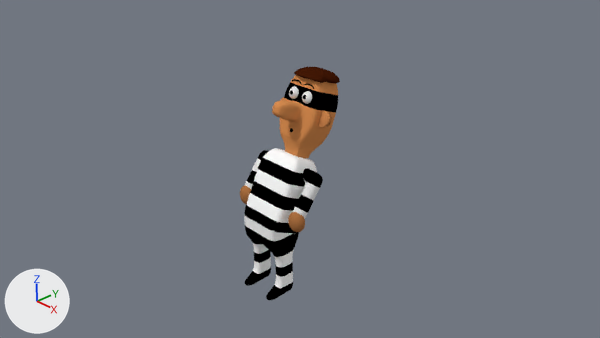
A saved change to the Blender file 01-Models/rw-burglar(second).blend.
Both versions are drawn from the file's camera 'Camera'. The lights are fixed; the arrows at lower left show +X, +Y and +Z.
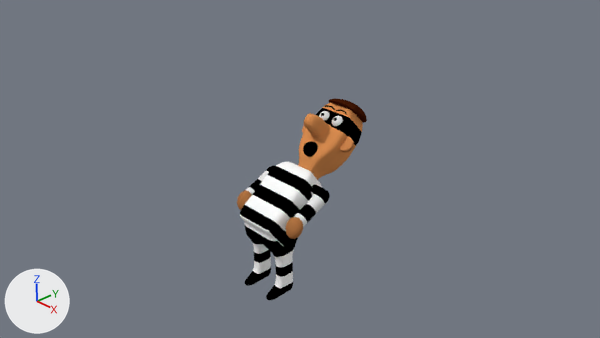
What differs and where, as boxes [x1, y1, x2, y2] in the pictures (600 x 338 px):
'Cube.005', moved, turned: before [272, 75, 338, 159]; after [298, 103, 363, 180]
'Cube.007', moved, turned: before [244, 148, 317, 234]; after [240, 162, 322, 247]
'Cube.022', moved, turned: before [293, 168, 323, 219]; after [294, 184, 330, 227]
'Circle.003', moved, turned: before [294, 67, 340, 83]; after [329, 99, 367, 123]
'Sphere.016', moved, turned: before [288, 212, 305, 232]; after [285, 217, 303, 239]
'Cube.021', moved, turned: before [245, 150, 269, 189]; after [246, 166, 275, 194]
'Cylinder.001', moved, turned: before [318, 110, 332, 127]; after [340, 136, 354, 152]
'Sphere.011', moved, turned: before [240, 185, 251, 204]; after [237, 190, 252, 210]
'Sphere.010', rescaled (not visible before): after [303, 142, 318, 157]
'Sphere.001', moved, turned: before [302, 91, 312, 104]; after [332, 116, 343, 126]
'Sphere', moved, turned: before [289, 86, 299, 99]; after [319, 111, 330, 121]
'Cylinder', moved, turned (not visible before): after [302, 126, 306, 133]
'Sphere.002', moved, turned (not visible afterwards): before [303, 95, 306, 99]

The edits, one by one:
Object 'Sphere.016' (ob_sphere_016) moves from (0.62, -0.2, -0.26) to (0.62, -0.26, -0.35).
Object 'Sphere.016' (ob_sphere_016) turns from (0, 0, 0) to (-27, 0, 0) degrees about x, y and z.
Object 'Sphere.011' (ob_sphere_011) moves from (-0.66, -0.2, -0.26) to (-0.66, -0.26, -0.35).
Object 'Sphere.011' (ob_sphere_011) turns from (0, 0, 0) to (-27, 0, 0) degrees about x, y and z.
Object 'Cube.022' (ob_cube_022) moves from (0.61, -0.16, -0.19) to (0.61, -0.19, -0.31).
Object 'Cube.022' (ob_cube_022) turns from (38, 0, 180) to (65, 0, 180) degrees about x, y and z.
Object 'Cube.021' (ob_cube_021) moves from (-0.66, -0.16, -0.19) to (-0.66, -0.19, -0.31).
Object 'Cube.021' (ob_cube_021) turns from (-38, 0, 0) to (-65, 0, 0) degrees about x, y and z.
Object 'Cube.007' (ob_cube_007) moves from (-0.09, -0.11, -0.64) to (-0.09, -0.35, -0.74).
Object 'Cube.007' (ob_cube_007) turns from (-26, 0, 0) to (-53, 0, 0) degrees about x, y and z.
Object 'Circle.003' (ob_circle_003) moves from (0.01, 0.92, 1.76) to (0.01, 1.66, 0.93).
Object 'Circle.003' (ob_circle_003) turns from (-21, 0, 0) to (-48, 0, 0) degrees about x, y and z.
Object 'Sphere.010' (ob_sphere_010) is rescaled from (0.0414, 0.0414, 0.0414) to (0.137, 0.137, 0.137).
Object 'Sphere.002' (ob_sphere_002) moves from (0.15, 0.47, 1.62) to (0.15, 1.2, 1.02).
Object 'Sphere.002' (ob_sphere_002) turns from (-21, 0, 0) to (-48, 0, 0) degrees about x, y and z.
Object 'Sphere.001' (ob_sphere_001) moves from (0.15, 0.55, 1.59) to (0.15, 1.26, 0.95).
Object 'Sphere.001' (ob_sphere_001) turns from (-21, 0, 0) to (-48, 0, 0) degrees about x, y and z.
Object 'Sphere' (ob_sphere) moves from (-0.17, 0.55, 1.59) to (-0.17, 1.26, 0.95).
Object 'Sphere' (ob_sphere) turns from (-21, 0, 0) to (-48, 0, 0) degrees about x, y and z.
Object 'Cylinder.001' (ob_cylinder_001) moves from (0.43, 0.61, 1.28) to (0.43, 1.17, 0.65).
Object 'Cylinder.001' (ob_cylinder_001) turns from (69, 0, 0) to (42, 0, 0) degrees about x, y and z.
Object 'Cylinder' (ob_cylinder) moves from (-0.48, 0.61, 1.28) to (-0.48, 1.17, 0.65).
Object 'Cylinder' (ob_cylinder) turns from (69, 0, 0) to (42, 0, 0) degrees about x, y and z.
Object 'Cube.005' (ob_cube_005) moves from (-0.02, 0.73, 1.37) to (-0.02, 1.31, 0.67).
Object 'Cube.005' (ob_cube_005) turns from (0, 21, 90) to (0, 48, 90) degrees about x, y and z.
